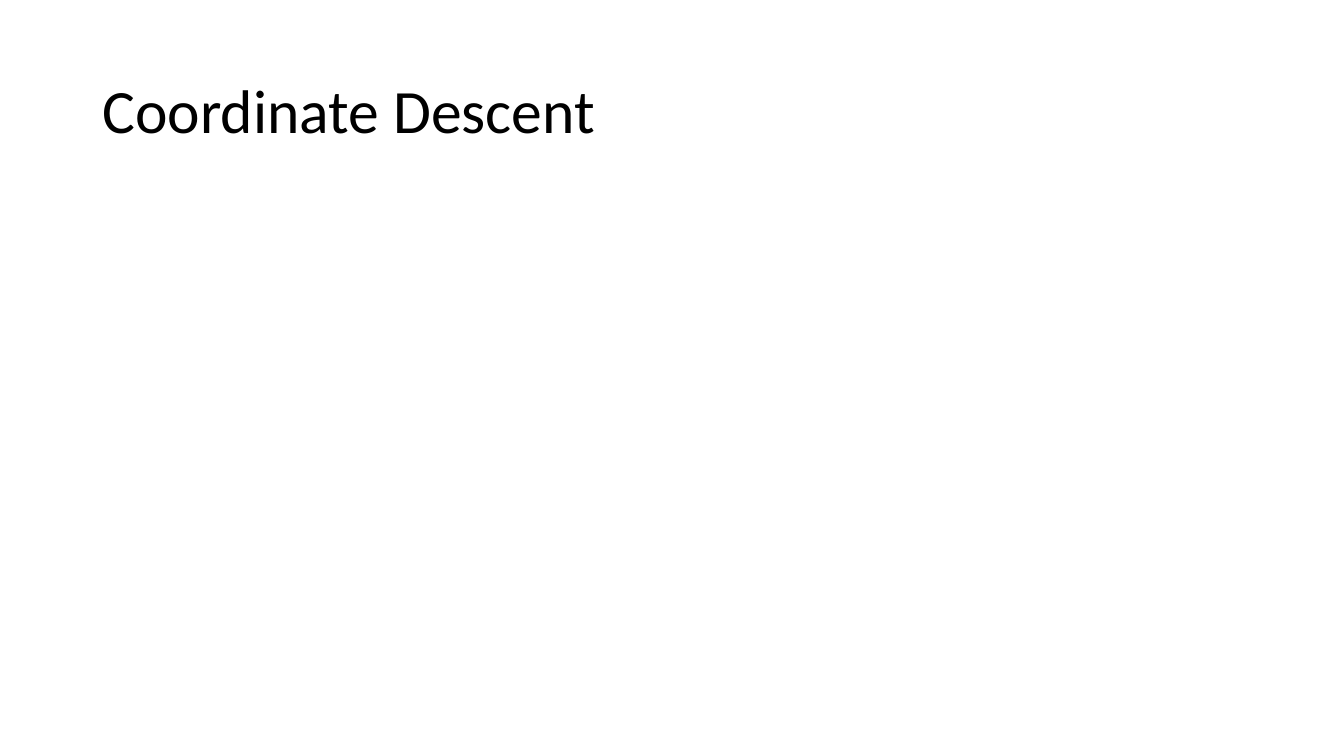
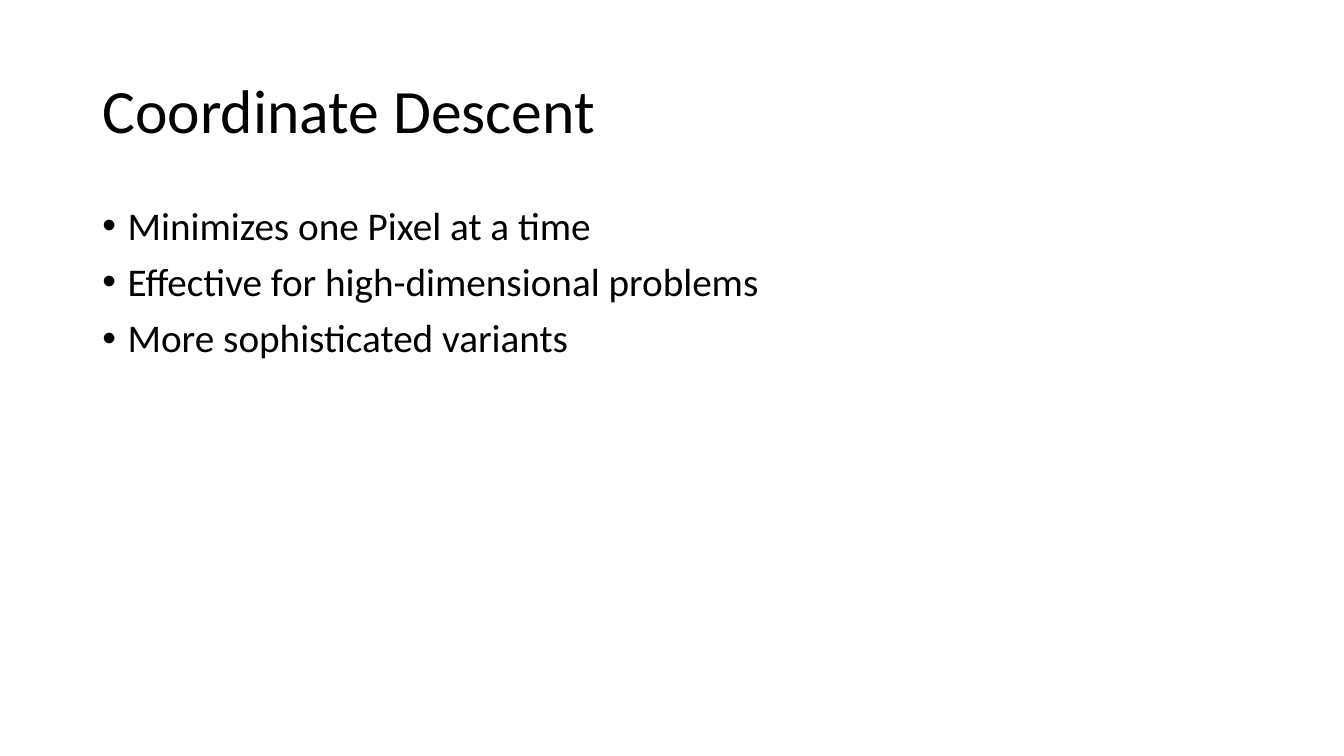
Before and after one commit to lord-blueberry/p9-doc, a slide deck: slide 18 of SKA-Days/Towards Distributed Image Reconstruction.pptx (slide 20 before the commit). Drawn at 1344x756 pixels with LibreOffice and Linux fonts; fonts in the diff are those of the drawing. Boxes give left, top, right and bottom in pixels: in the first picture for what was removed or moved away, otherwise in the second. Text is boxed around its words. In the diff, an @@ line names an element or a change of style, - is before the commit and + after.

```diff
--- a/SKA-Days/Towards Distributed Image Reconstruction.pptx
+++ b/SKA-Days/Towards Distributed Image Reconstruction.pptx
@@ text added at <box>128,212,759,359</box>, 28 pt, text #000000 @@
+• Minimizes one Pixel at a time
+• Effective for high-dimensional problems
+• More sophisticated variants
```
Also in this commit, not shown: 9 other slides changed, 2 slides added, 3 slides removed, 1 other file.
